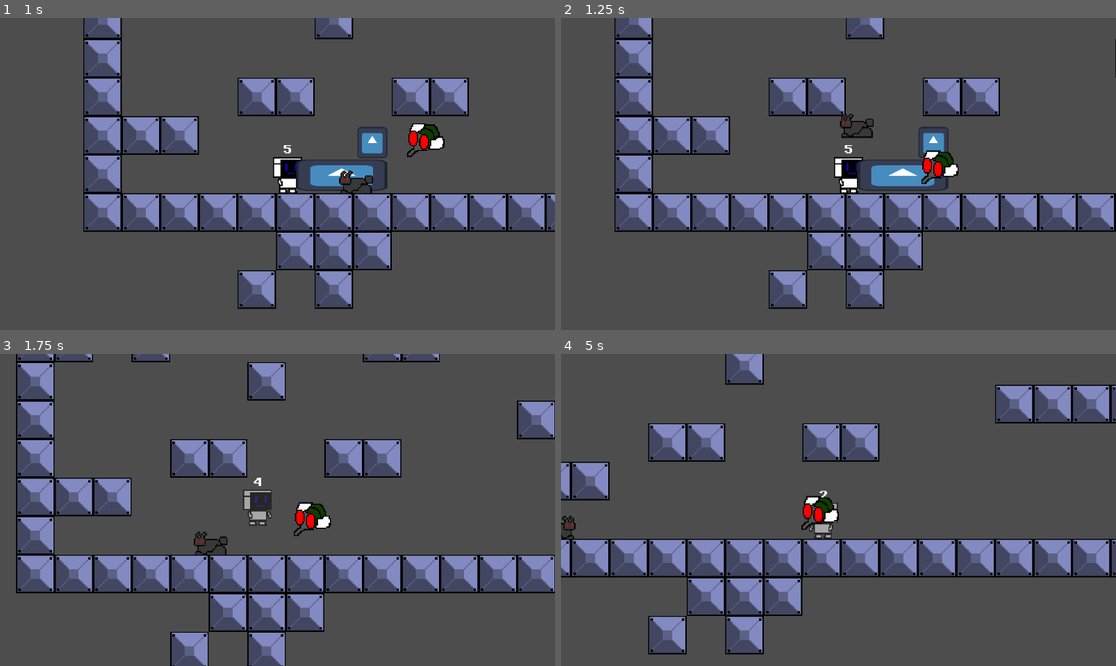
Above: before the commit, frames 1-4 (two rows, left to right).
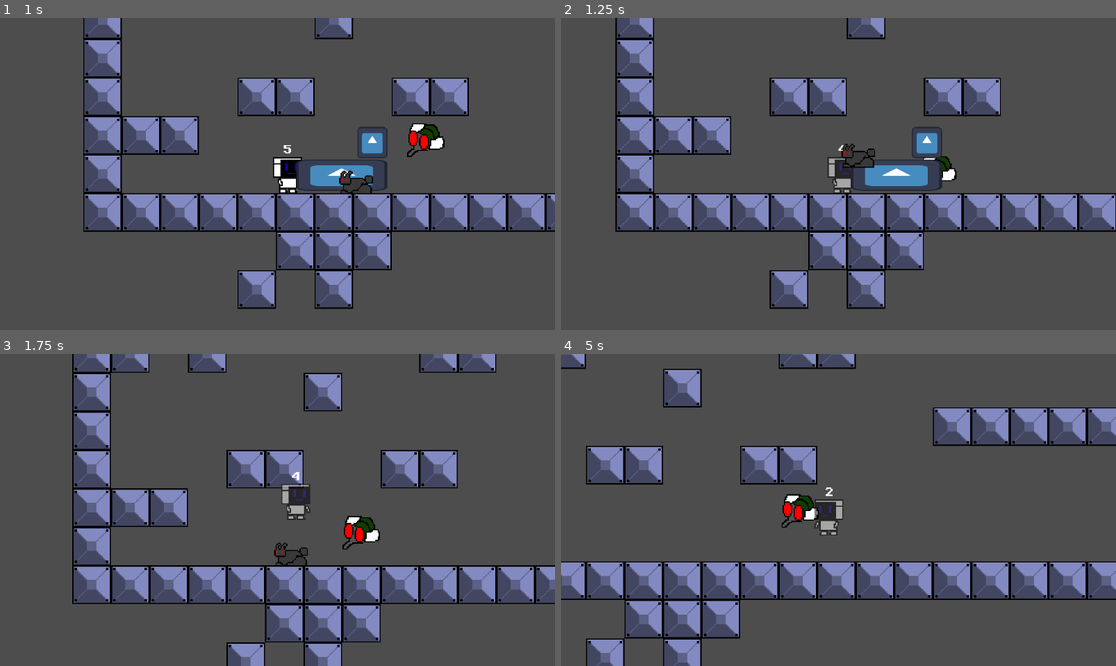
Above: after the commit, the same moments.

Repository: DanielKuhnDeAraujo/Robozin
Game: Godot game, scene res://scenes/jogo.tscn
Two runs of this game, one before a commit and one after it. Both use one fixed random seed, a clock stepped at 60 frames per second and the inputs below. The engine's default icon, where the game draws it, is replaced by a stand-in: a white triangle on a blue panel in a dark square.
Inputs:
- Up to frame 1 (1 s): hold D (andar_direita) from 0.53 s (still down); hold Z (aspirar) from 0.53 s (still down); tap Space (pulo) at 0.77 s
- Up to frame 2 (1.25 s): keep holding D (andar_direita); keep holding Z (aspirar)
- Up to frame 3 (1.75 s): keep holding D (andar_direita); release Z (aspirar) at 1.28 s; tap Z (aspirar) at 1.35 s; tap Space (pulo) at 1.52 s
- Up to frame 4 (5 s): release D (andar_direita) at 2.03 s; hold Left (andar_esquerda) 2.03-2.78 s; hold Z (aspirar) 2.03-2.78 s; tap X (atirar) at 2.1, 4.35 s; hold D (andar_direita) 2.78-4.28 s; tap Z (aspirar) at 2.85, 4.55 s; tap Space (pulo) at 3.02, 3.77, 4.52 s; hold Z (aspirar) 3.53-4.28 s; hold Left (andar_esquerda) from 4.28 s (still down)

Frame 1 is identical in both runs. In frame 2, 6.4% of the frame differs, in the area x 9-100%, y 0-94%; in frame 3, 30%, in the area x 2-100%, y 0-100%; in frame 4, 28%.

Commit message:
só preciso de um commit

Diff:
--- a/scenes/jogo.tscn
+++ b/scenes/jogo.tscn
@@ -35,11 +35,9 @@
 
 [node name="mosca" parent="." instance=ExtResource("3_1b3iq")]
 position = Vector2(570, -192)
-collision_layer = 2147483648
 
 [node name="mosca2" parent="." instance=ExtResource("3_1b3iq")]
 position = Vector2(857, 15)
-collision_layer = 2147483648
 
 [node name="Cueio" parent="." instance=ExtResource("4_k05ng")]
 position = Vector2(134, 32)
--- a/scenes/node.gd
+++ b/scenes/node.gd
@@ -1,3 +1,4 @@
 extends Node
 var tempo =5
 var inimigo  = preload("res://scenes/mosca.tscn")
+var limite: int=5
--- a/scripts/aspirador.gd
+++ b/scripts/aspirador.gd
@@ -35,7 +35,8 @@
 			if colisor.get_collider().is_in_group("inimigos") and qtd_sugados < 3:#esse 3 é o limite
 				sugado = colisor.get_collider()
 				emit_signal("suguei", sugado)
-				colisor.get_collider().queue_free()
+				colisor.get_collider().vida_inimigo.morrer()
+				#caio tá podendo te matar já?
 
 
 
--- a/scripts/cueio.gd
+++ b/scripts/cueio.gd
@@ -8,6 +8,7 @@
 var gravidade =960
 var contador =0
 var speed =100
+var spawner
 func _ready() -> void:
 	velocity.x -=50
 func _physics_process(delta: float) -> void:
@@ -32,7 +33,7 @@
 
 
 func _on_pulo_timeout() -> void:
-		velocity.y-=300
+		velocity.y-=200
 		if  seguindo == 'f':
 			velocity.x=speed *(randi() % 2)
 			if velocity.x== 0 :
--- a/scripts/mosca.gd
+++ b/scripts/mosca.gd
@@ -10,6 +10,7 @@
 var dir_random_list  = ["-y","y","x","-x"]
 var dir_random = "y"
 var dir_random_d = "x"
+var spawner
 @onready var move_random: Timer = $Move_random
 
 func _physics_process(delta: float) -> void:
--- a/scripts/vida_inimigo.gd
+++ b/scripts/vida_inimigo.gd
@@ -5,4 +5,7 @@
 	if pai.vida <= 0 :
 		morrer()
 func morrer() :
+	if pai.spawner!= null :
+		get_tree().root.get_child(0).get_node(NodePath(pai.spawner)).limite+=1
+	#até a parte do get_child(0 )é pra pegar o nó inicial da cena . o resto é pra pegar o spawner e a variavel de limite dele
 	get_parent().queue_free()
--- a/spawner.gd
+++ b/spawner.gd
@@ -1,9 +1,14 @@
 extends Marker2D
 @onready var intervalo: Timer = $intervalo
+
 func _ready() -> void:
 	intervalo.wait_time= get_parent().tempo
 
 func _on_intervalo_timeout() -> void:
-	var novo_bicho = get_parent().inimigo.instantiate()
-	novo_bicho.global_position = global_position
-	get_tree().root.add_child(novo_bicho)
+	if get_parent().limite > 0:
+		var novo_bicho = get_parent().inimigo.instantiate()
+		novo_bicho.global_position = global_position
+		novo_bicho.spawner = get_parent().name
+		get_tree().root.get_child(0).add_child(novo_bicho)
+		get_parent().limite-=1
+		#meu código é lindo
Not shown: 1 places in scenes/jogo.tscn that only renumber resources
